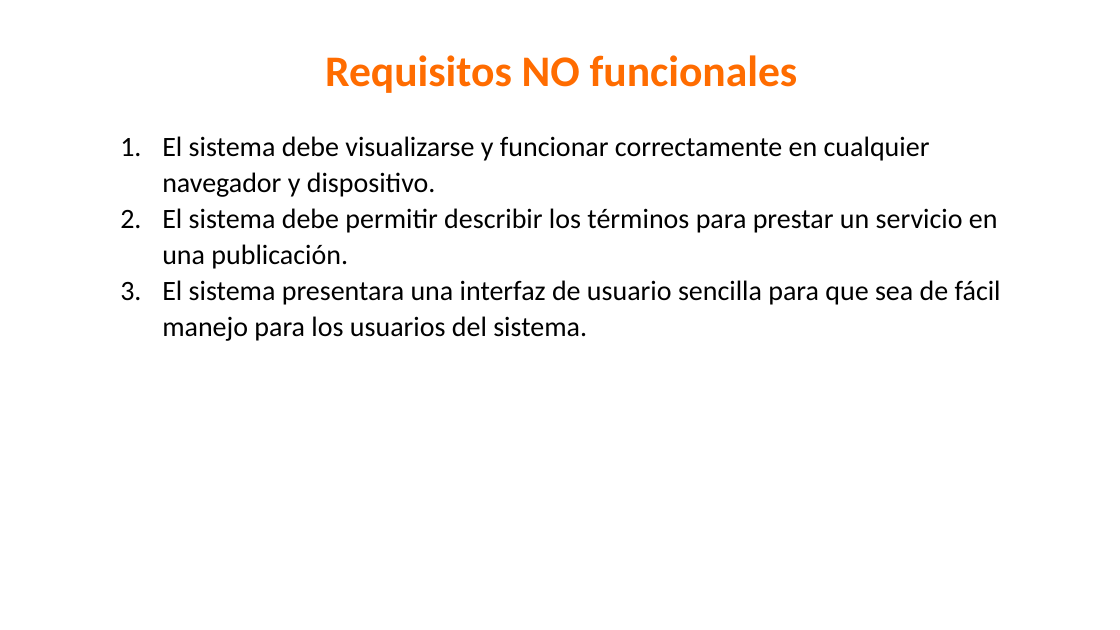
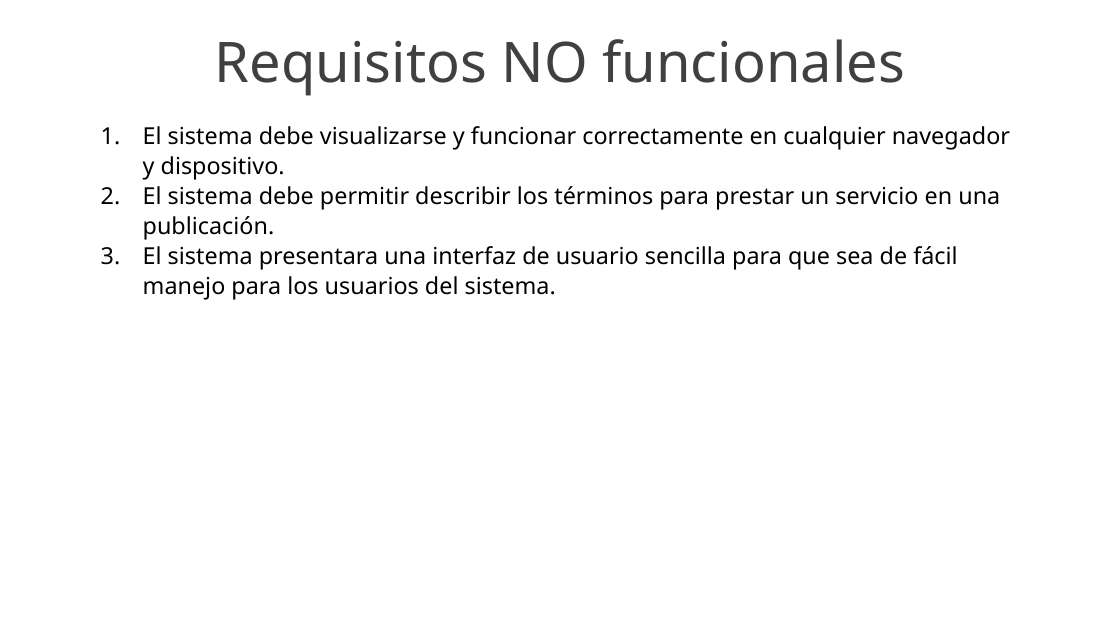
Before and after one commit to yeseniaquejada/SERVICE_MARKET, a slide deck: slide 11 of PROYECTO FORMATIVO.pptx (slide 12 before the commit). Drawn at 1120x630 pixels with LibreOffice and Linux fonts; fonts in the diff are those of the drawing; background and template pictures are left out. Boxes give left, top, right and bottom in pixels: in the first picture for what was removed or moved away, otherwise in the second. Text is boxed around its words. In the diff, an @@ line names an element or a change of style, - is before the commit and + after.

```diff
--- a/PROYECTO FORMATIVO.pptx
+++ b/PROYECTO FORMATIVO.pptx
@@ text "Requisitos NO funcionales": place and size @@
-text "Requisitos NO funcionales" at (325,55,798,93)
+text "Requisitos NO funcionales" at (215,39,905,96)
@@ text "Requisitos NO funcionales" at (215,39,905,96): size 37.3 to 48 pt, font Calibri to Noto Sans, text colour #FF6C00 to #404040, bold off @@
@@ text "El sistema debe visualizarse y ...": place and size @@
-text "El sistema debe visualizarse y ..." at (162,136,1001,341)
+text "El sistema debe visualizarse y ..." at (143,126,1010,300)
@@ text "El sistema debe visualizarse y ..." at (143,126,1010,300): size 24 to 20 pt, font Calibri to Noto Sans @@
```
Also in this commit, not shown: 26 other slides changed, 2 slides added, 3 slides removed, 6 other files.
